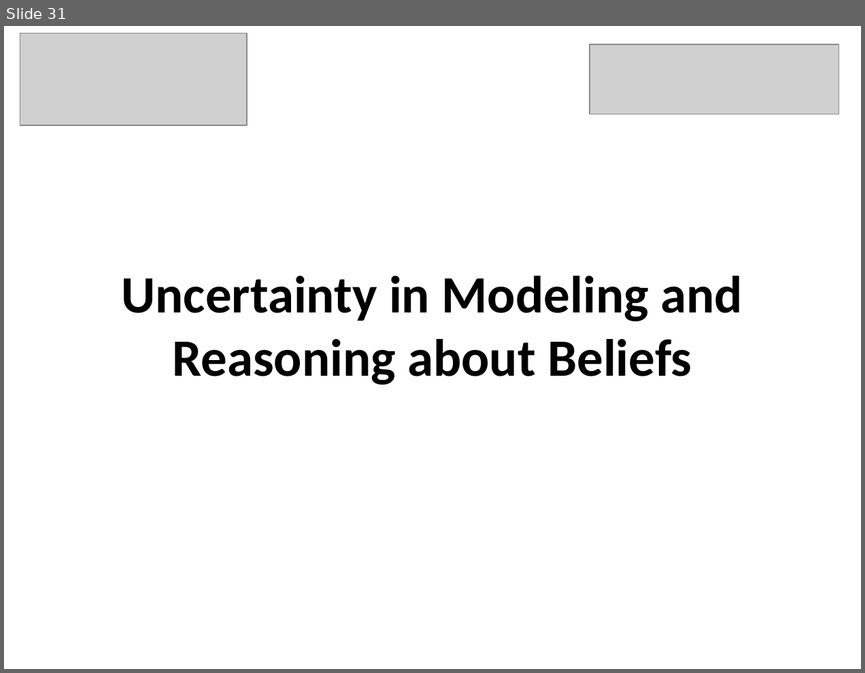
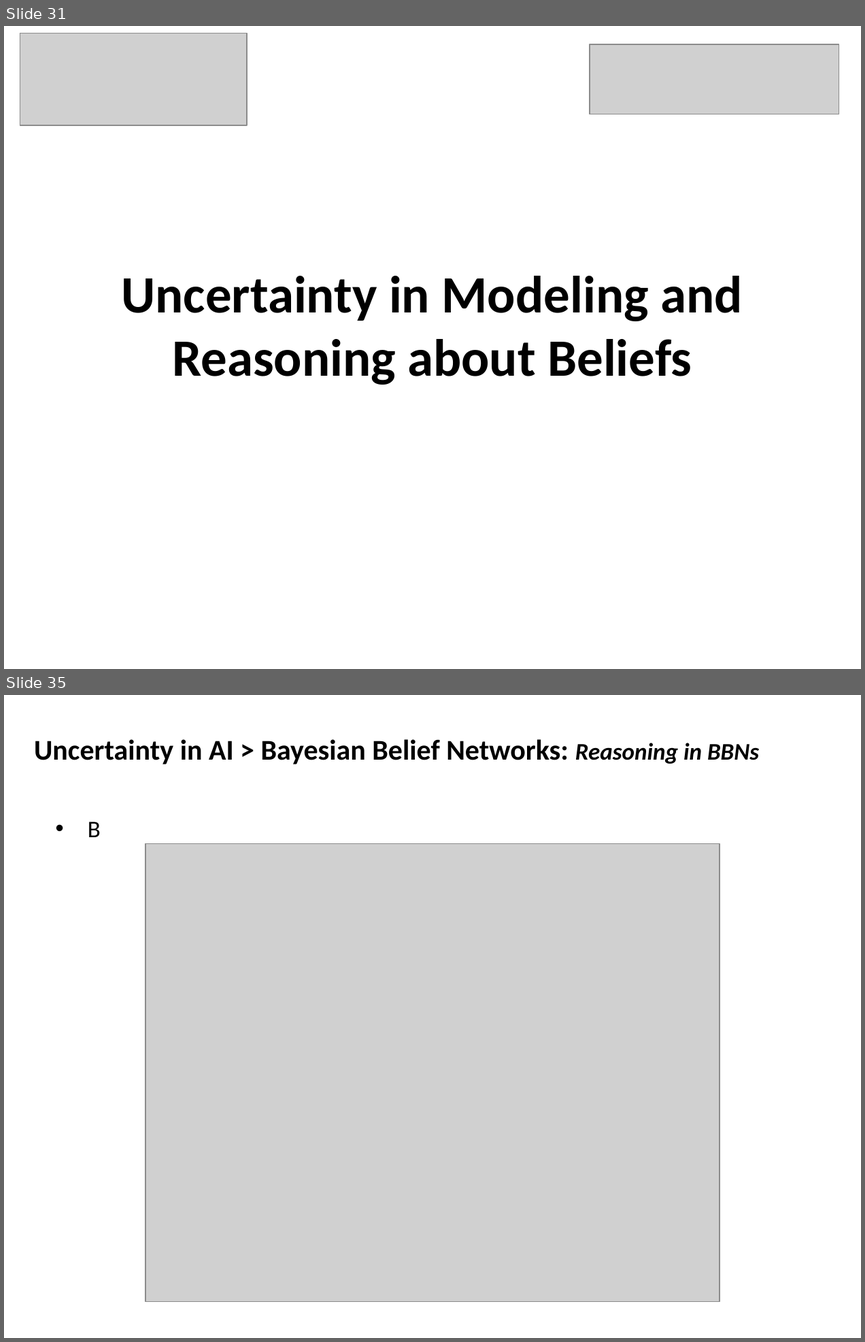
Before and after one commit to mshayganfar/CompExam1, a slide deck: presentation/PhD-comprehensive-exam.pptx. Shown one above the other, each under a label of ours: slide 31 before the commit, slides 31 and 35 after it; the slides between them are not shown. The pictures are 865x673 and 865x1342 pixels, drawn with LibreOffice and Linux fonts; fonts in the diff are those of the drawing; grey boxes stand for pictures. Boxes give left, top, right and bottom in pixels: in the first picture for what was removed or moved away, otherwise in the second. Text is boxed around its words. In the diff, an @@ line names an element or a change of style, - is before the commit and + after.

Commit message:
BBNs
Added some slides to BBNs.

```diff
--- a/presentation/PhD-comprehensive-exam.pptx
+++ b/presentation/PhD-comprehensive-exam.pptx
@@ slide 35 added at (4,695,861,1338), background #FFFFFF @@
@@ text added at (34,739,759,764), 24 pt, text #000000, bold @@
+Uncertainty in AI > Bayesian Belief Networks: Reasoning in BBNs
@@ text added at (88,821,101,837), 20 pt, text #000000 @@
+• B
@@ picture added at (145,844,719,1302) @@
```
Also in this commit, not shown: 3 other slides added.
